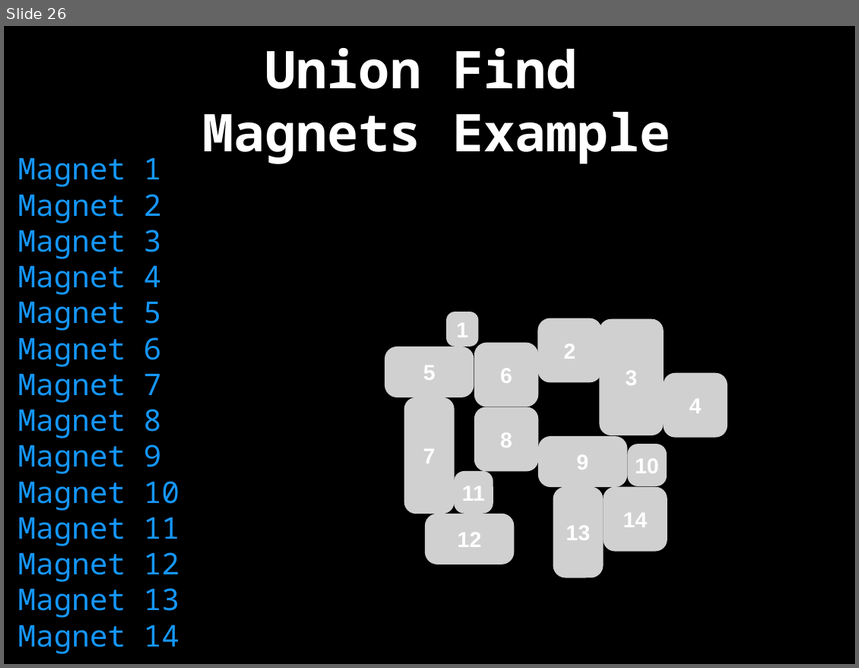
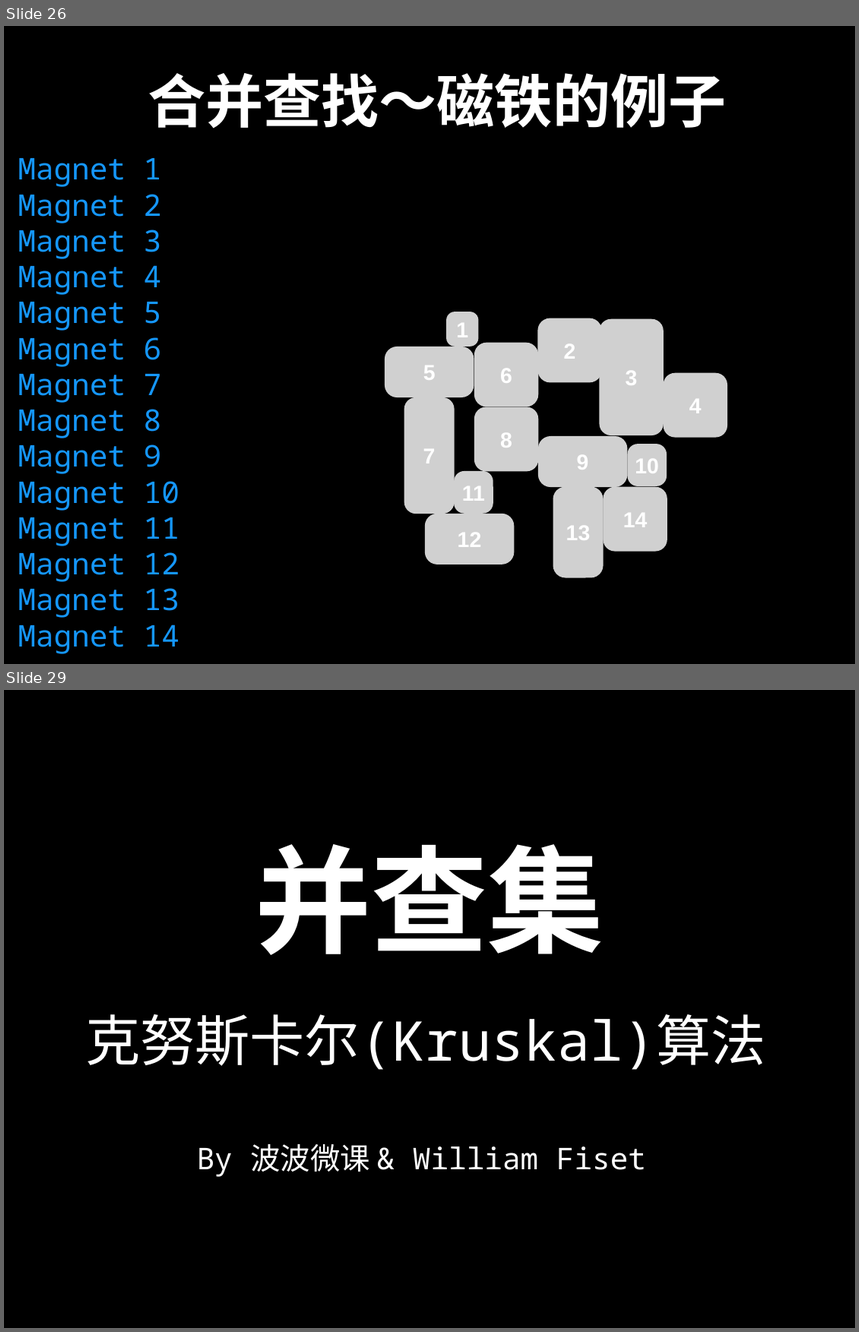
Before and after one commit to spring2go/Algorithms, a slide deck: slides/datastructures/unionfind/UnionFind.pptx. Shown one above the other, each under a label of ours: slide 26 before the commit, slides 26 and 29 after it; the slides between them are not shown. The pictures are 859x668 and 859x1332 pixels, drawn with LibreOffice and Linux fonts; fonts in the diff are those of the drawing; grey boxes stand for pictures. Boxes give left, top, right and bottom in pixels: in the first picture for what was removed or moved away, otherwise in the second. Text is boxed around its words. In the diff, an @@ line names an element or a change of style, - is before the commit and + after.

```diff
--- a/slides/datastructures/unionfind/UnionFind.pptx
+++ b/slides/datastructures/unionfind/UnionFind.pptx
@@ slide 29 added at [4, 690, 855, 1328], background #000000 @@
@@ title added at [255, 844, 604, 955], 140 pt, text #FFFFFF, bold @@
+并查集
@@ text added at [85, 1015, 766, 1070], 66 pt, text #FFFFFF @@
+克努斯卡尔(Kruskal)算法
@@ text added at [197, 1144, 646, 1177], 36 pt, text #FFFFFF @@
+By 波波微课 & William Fiset
@@ slide 26 changed as well @@
@@ title at [148, 73, 726, 129]: text changed; size 62.6 to 69.6 pt @@
-Union Find
-Magnets Example
+合并查找～磁铁的例子
```
Also in this commit, not shown: 50 other slides changed, 4 other slides added, 5 slides removed, 1 other file.
